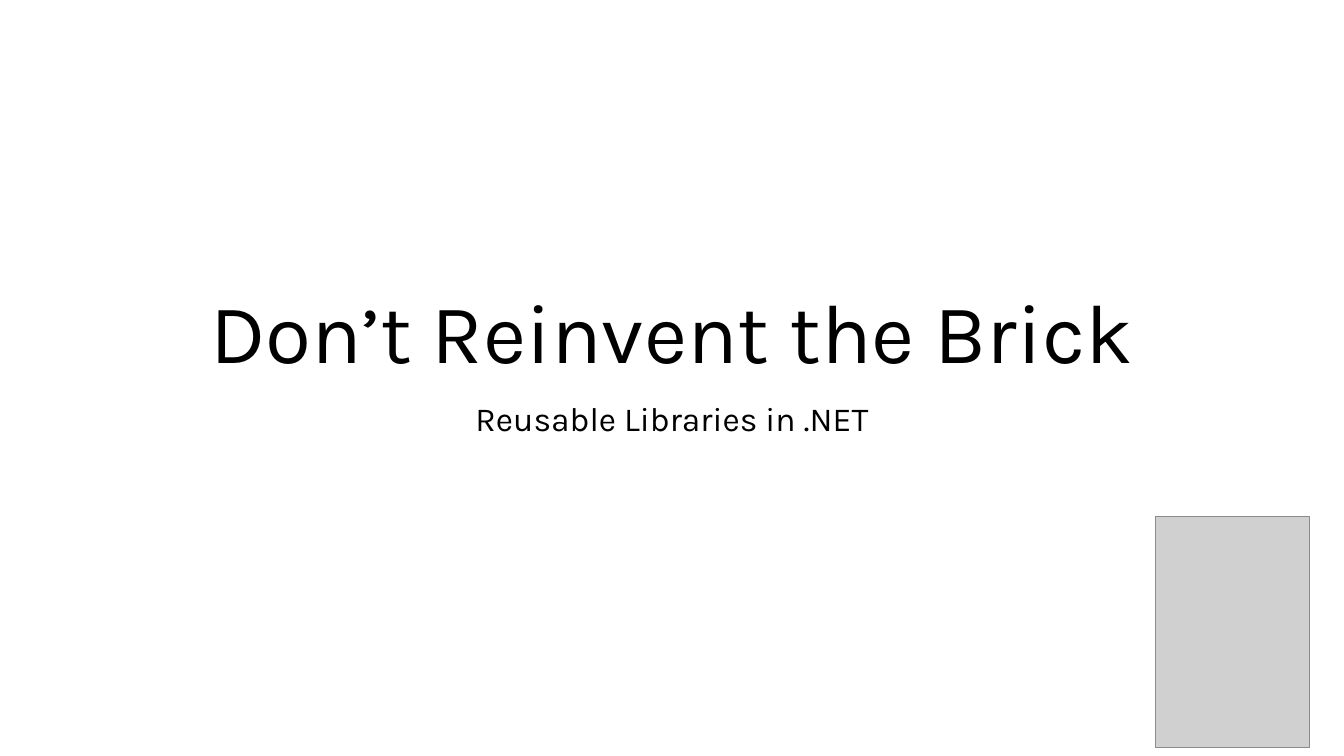
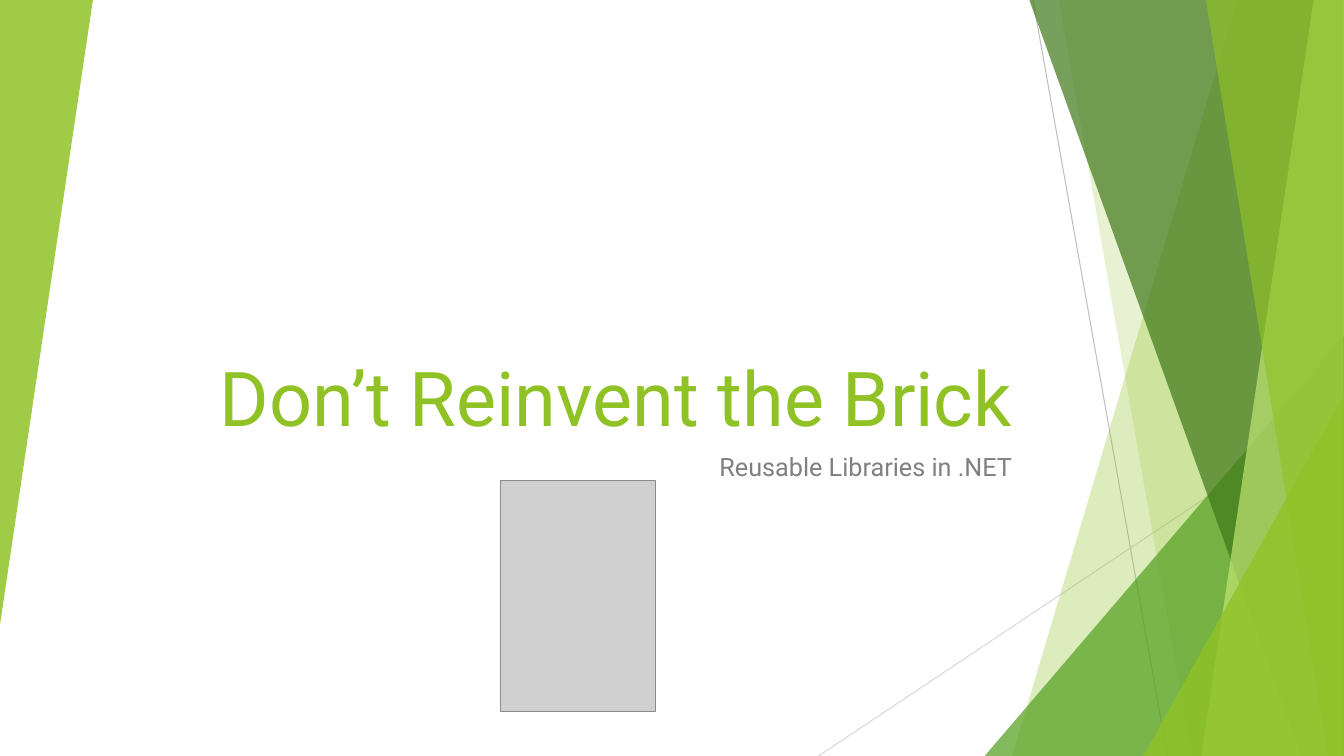
Before and after one commit to casperdon/Bricks-Workshop, a slide deck: slide 1 of workshop.pptx. Drawn at 1344x756 pixels with LibreOffice and Linux fonts; fonts in the diff are those of the drawing; grey boxes stand for pictures. Boxes give left, top, right and bottom in pixels: in the first picture for what was removed or moved away, otherwise in the second. Text is boxed around its words. In the diff, an @@ line names an element or a change of style, - is before the commit and + after.

```diff
--- a/workshop.pptx
+++ b/workshop.pptx
@@ group added at (0,0,1344,756): 5 freeform shapes, 3 triangles, 2 lines @@
@@ title "Don’t Reinvent the Brick": place and size @@
-title "Don’t Reinvent the Brick" at (210,305,1133,364)
+title "Don’t Reinvent the Brick" at (220,369,1012,427)
@@ title "Don’t Reinvent the Brick" at (220,369,1012,427): size 60 to 54 pt, font Karla to Roboto, text colour #000000 to #90C226; alignment centre to right; line spacing 0.9 to 1 @@
@@ subtitle "Reusable Libraries in .NET": place and size @@
-subtitle "Reusable Libraries in .NET" at (475,408,869,432)
+subtitle "Reusable Libraries in .NET" at (719,457,1012,476)
@@ subtitle "Reusable Libraries in .NET" at (719,457,1012,476): size 24 to 18 pt, font Karla to Roboto, text colour #000000 to #808080; alignment centre to right; line spacing 0.9 to 1 @@
@@ picture: place and size @@
-picture at (1156,516,1311,748)
+picture at (501,480,655,712)
```
Also in this commit, not shown: 4 other slides changed.
